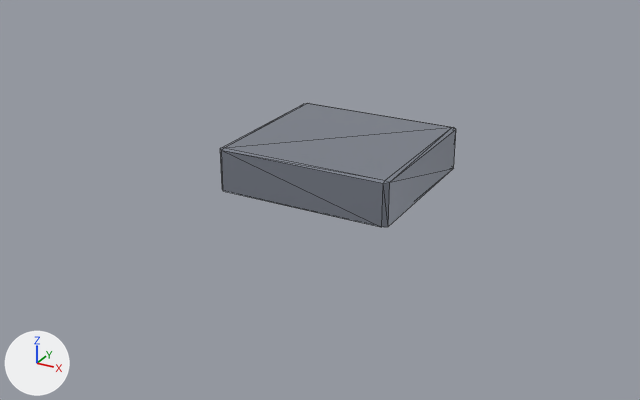
An edit to the glTF model web/public/models/pres-koc.glb, drawn before and after from the same camera.
Camera for both pictures: a camera (50 mm lens) standing at (4.26, -8.25, 3.56) and looking at (-0.12, -0.28, -0.43). Arrows for +X, +Y and +Z are at lower left; the lights stay in place. The older version comes first. Mesh edges are drawn as thin lines. Vertices at exactly the same position are counted once.

The first picture shows 'koc'.
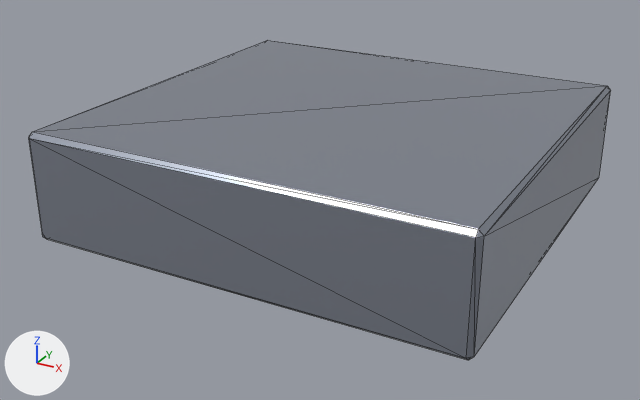
Location of each change, (x1, y1, x2, y2) in pixels of the pictures (640 x 400 px):
'koc', reshaped, rescaled (146% wider, 157% taller): before (220, 103, 456, 227); after (29, 40, 611, 360)

Edits to the bpy script that builds the scene:
```text
Change me_cube:
    used by ob_koc; location = (0.0, 0.0, 0.0); scale = (1.0, 0.95, 0.25)
    before: 0 (-0.95, -0.95, -1.0) at pixel (225, 190), 1 (-0.95, -1.0, -0.95) at pixel (223, 191), 2 (-1.0, -0.95, -0.95) at pixel (222, 188), 3 (-0.95, -1.0, 0.95) at pixel (221, 150), 4 (-0.95, -0.95, 1.0) at pixel (224, 147)
    before: 5 (-1.0, -0.95, 0.95) at pixel (220, 148), 6 (-0.95, 0.95, -1.0), 7 (-1.0, 0.95, -0.95), 8 (-0.95, 1.0, -0.95), 9 (-0.95, 0.95, 1.0) at pixel (307, 103)
    before: 10 (-0.95, 1.0, 0.95) at pixel (309, 103), 11 (-1.0, 0.95, 0.95) at pixel (303, 103), 12 (0.95, -0.95, -1.0) at pixel (383, 226), 13 (1.0, -0.95, -0.95) at pixel (388, 226), 14 (0.95, -1.0, -0.95) at pixel (381, 227)
    before: 15 (0.95, -0.95, 1.0) at pixel (385, 180), 16 (0.95, -1.0, 0.95) at pixel (383, 183), 17 (1.0, -0.95, 0.95) at pixel (389, 182), 18 (0.95, 0.95, -1.0), 19 (0.95, 1.0, -0.95)
    before: 20 (1.0, 0.95, -0.95) at pixel (453, 168), 21 (0.95, 0.95, 1.0) at pixel (452, 127), 22 (1.0, 0.95, 0.95) at pixel (456, 129), 23 (0.95, 1.0, 0.95) at pixel (453, 127)
    remove me_cube.from_pydata(...)  # 24 vertices, 44 faces; spans x -1.0..1.0, y -1.0..1.0, z -1.0..1.0
    add me_cube.from_pydata(...)  # 24 vertices, 44 faces; spans x -2.4..2.4, y -2.28..2.28, z -0.6..0.6
    me_cube part 1
    add for i in [3, 4, 5]: me_cube.vertices[i].co += Vector((-1.4, -1.28, -0.4))
    add for i in [0, 1, 2]: me_cube.vertices[i].co += Vector((-1.4, -1.28, 0.4))
    add for i in [9, 10, 11]: me_cube.vertices[i].co += Vector((-1.4, 1.28, -0.4))
    add for i in [6, 7, 8]: me_cube.vertices[i].co += Vector((-1.4, 1.28, 0.4))
    add for i in [15, 16, 17]: me_cube.vertices[i].co += Vector((1.4, -1.28, -0.4))
    add for i in [12, 13, 14]: me_cube.vertices[i].co += Vector((1.4, -1.28, 0.4))
    add for i in [21, 22, 23]: me_cube.vertices[i].co += Vector((1.4, 1.28, -0.4))
    add for i in [18, 19, 20]: me_cube.vertices[i].co += Vector((1.4, 1.28, 0.4))
Change ob_koc:
    ob_koc.scale: (1.0, 0.95, 0.25) -> (1.0, 1.0, 1.0)
```
